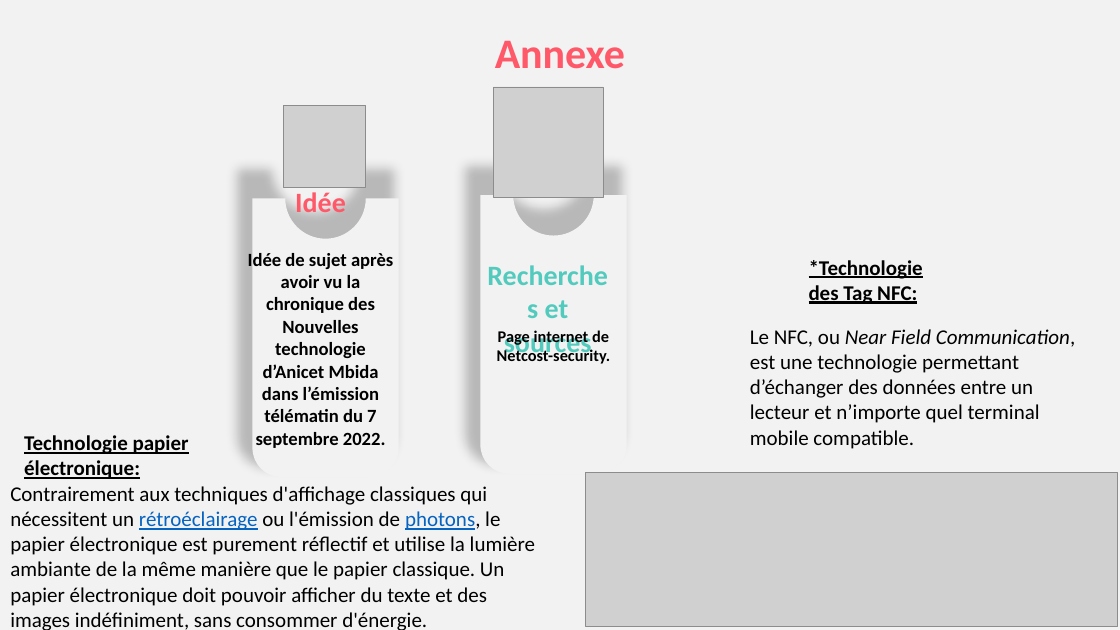
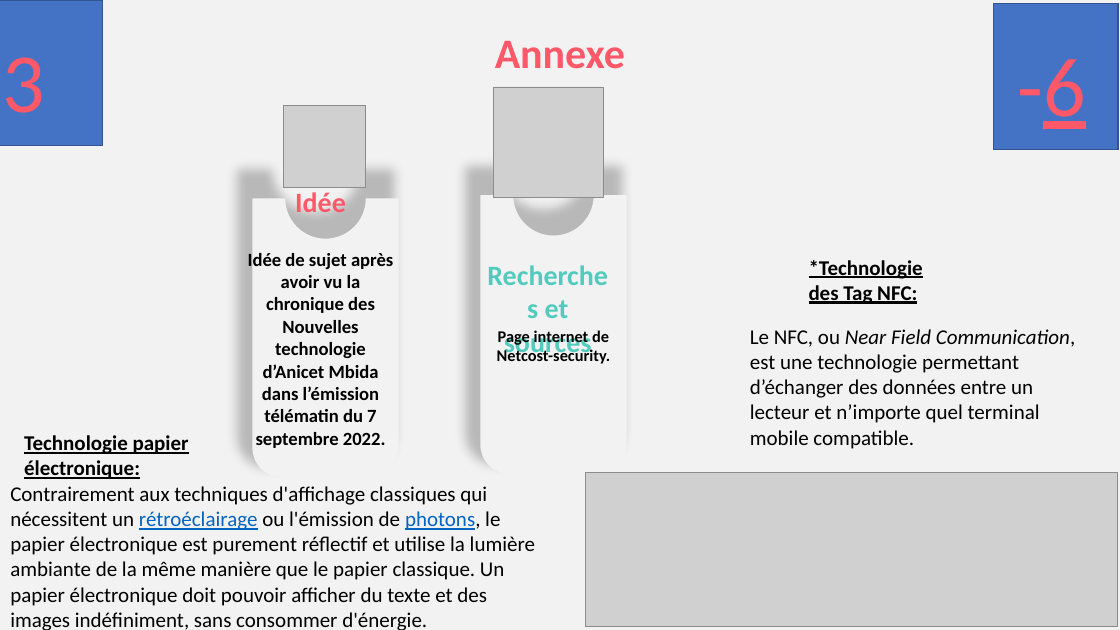
Before and after one commit to Jeremy-Sabadie/pmn-tools, a slide deck: slide 5 of pvt/pvt.pptx (slide 6 before the commit). Drawn at 1120x630 pixels with LibreOffice and Linux fonts; fonts in the diff are those of the drawing; grey boxes stand for pictures. Boxes give left, top, right and bottom in pixels: in the first picture for what was removed or moved away, otherwise in the second. Text is boxed around its words. In the diff, an @@ line names an element or a change of style, - is before the commit and + after.

```diff
--- a/pvt/pvt.pptx
+++ b/pvt/pvt.pptx
@@ rectangle added at (x1=0, y1=0, x2=103, y2=145), fill #4472C4, outline #325491 1 pt @@
@@ rectangle added at (x1=994, y1=3, x2=1118, y2=149), fill #4472C4, outline #325491 1 pt @@
@@ text added at (x1=2, y1=57, x2=45, y2=113), 72 pt, text #FF5969 @@
+3
@@ text added at (x1=1018, y1=59, x2=1086, y2=129), 72 pt, text #FF5969 @@
+-6
```
Also in this commit, not shown: 4 other slides changed, 1 slide added, 2 slides removed, 5 other files.
